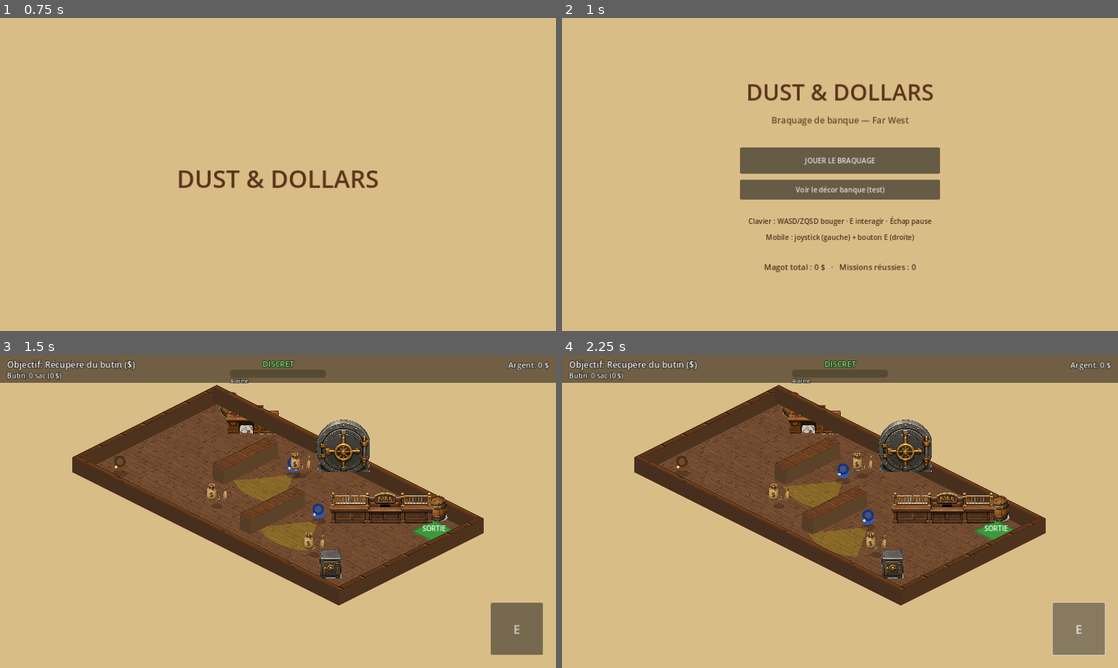
Above: before the commit, frames 1-4 (two rows, left to right).
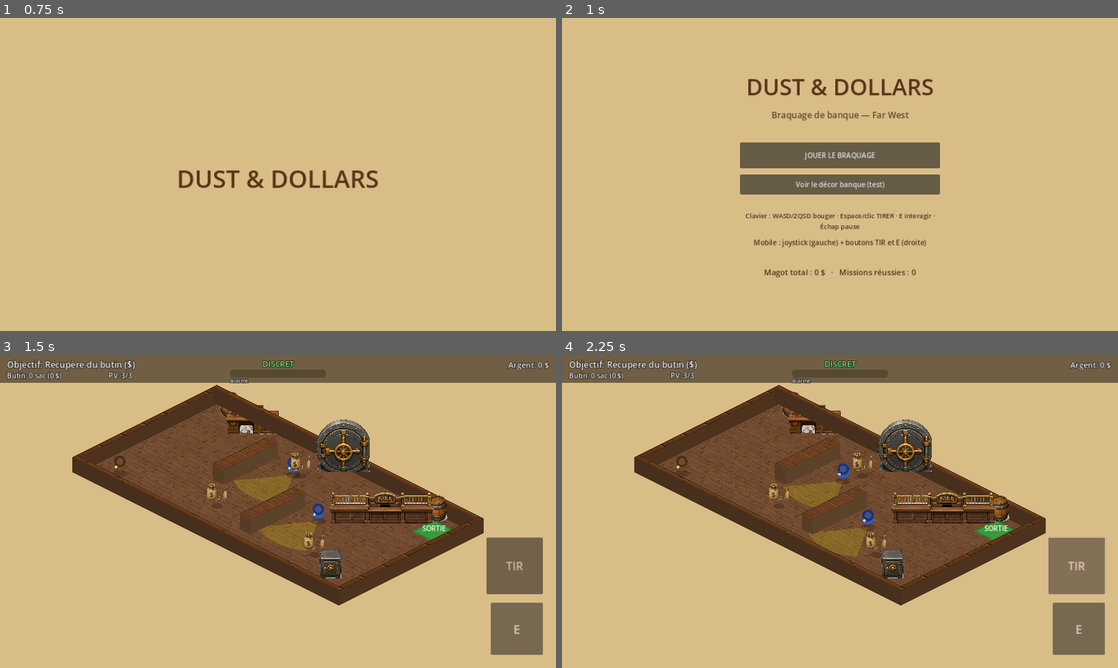
Above: after the commit, the same moments.

Repository: sebadiaz/Cowboys
Game: Godot game, scene res://scenes/Boot.tscn
Same seed, same stepped clock (60 frames per second), same inputs: the game is played once before the commit and once after it.
Inputs (mouse positions are in pixels of both pictures, inside the frame that each line leads up to):
- Up to frame 1 (0.75 s): tap Enter at 0.5 s; move the mouse to (400, 158) at 0.52 s; hold D (move_right) from 0.53 s (still down); hold E (interact) from 0.53 s (still down); click (400, 158) at 0.67 s
- Up to frame 2 (1 s): keep holding D (move_right); keep holding E (interact); tap Space (fire, bound only after the commit) at 0.8 s
- Up to frame 3 (1.5 s): release D (move_right) at 1.25 s; release E (interact) at 1.25 s; click "JOUER LE BRAQUAGE" at 1.25 s
- Up to frame 4 (2.25 s): click "E" (after the commit: "TIR") at 2 s

Frame 1 is identical in both runs. In frame 2, 6.4% of the frame differs, in the area x 32-68%, y 19-83%; in frame 3, 1.9%; in frame 4, 2.1%.

Commit message:
Gameplay: tir au pistolet (joueur + riposte des gardes) + PV
- Action 'fire' (Espace / J / clic) + bouton tactile TIR; InputManager.is_fire_pressed
- bullet_system.gd: balles cartesiennes, raycast murs, impacts gardes/joueur
- player: tir dans la direction regardee (cadence), 3 PV, take_damage, signal sante
- guard: riposte quand en alerte et voit le joueur
- mission_manager: cable le systeme de balles, mort des gardes, degats joueur,
  PV au HUD; fin de mission stoppe les balles
- iso_renderer: rendu des balles; hud: affichage PV; menu: rappel des controles
- CLAUDE.md mis a jour (combat au pistolet). Verifie: parse OK, runtime tirs sans
  erreur, export Web OK

Diff:
--- a/project.godot
+++ b/project.godot
@@ -63,6 +63,13 @@
 "events": [Object(InputEventKey,"resource_local_to_scene":false,"resource_name":"","device":-1,"window_id":0,"alt_press …(195 unchanged characters)…
 ]
 }
+fire={
+"deadzone": 0.5,
+"events": [Object(InputEventKey,"resource_local_to_scene":false,"resource_name":"","device":-1,"window_id":0,"alt_pressed":false,"shift_pressed":false,"ctrl_pressed":false,"meta_pressed":false,"pressed":false,"keycode":32,"physical_keycode":0,"key_label":0,"unicode":0,"location":0,"echo":false,"script":null)
+, Object(InputEventKey,"resource_local_to_scene":false,"resource_name":"","device":-1,"window_id":0,"alt_pressed":false,"shift_pressed":false,"ctrl_pressed":false,"meta_pressed":false,"pressed":false,"keycode":74,"physical_keycode":0,"key_label":0,"unicode":0,"location":0,"echo":false,"script":null)
+, Object(InputEventMouseButton,"resource_local_to_scene":false,"resource_name":"","device":-1,"window_id":0,"alt_pressed":false,"shift_pressed":false,"ctrl_pressed":false,"meta_pressed":false,"button_mask":0,"position":Vector2(0, 0),"global_position":Vector2(0, 0),"factor":1.0,"button_index":1,"canceled":false,"pressed":false,"double_click":false,"script":null)
+]
+}
 
 [input_devices]
 
--- /dev/null
+++ b/scripts/bullet_system.gd
@@ -0,0 +1,71 @@
+extends Node2D
+## bullet_system.gd
+## Gère les balles en coordonnées cartésiennes (la physique du jeu). Le rendu
+## isométrique est fait par iso_renderer (qui lit la liste `bullets`).
+## Balles "friendly" (joueur) -> abattent les gardes. Balles ennemies -> blessent
+## le joueur. Les murs (couche 1) bloquent les balles (raycast).
+
+signal guard_killed(guard: Node)
+signal player_hit()
+
+const SPEED := 620.0
+const HIT_RADIUS := 20.0
+const MAX_RANGE := 900.0
+const WALL_MASK := 1
+
+# Chaque balle : { "pos": Vector2, "dir": Vector2, "friendly": bool, "dist": float }
+var bullets: Array[Dictionary] = []
+
+var guards: Array = []
+var player: Node2D = null
+var active := true
+
+
+## Crée une balle à `pos` dans la direction `dir`.
+func spawn(pos: Vector2, dir: Vector2, friendly: bool) -> void:
+	if dir.length() < 0.01:
+		return
+	bullets.append({"pos": pos, "dir": dir.normalized(), "friendly": friendly, "dist": 0.0})
+
+
+func _physics_process(delta: float) -> void:
+	if not active or bullets.is_empty():
+		return
+	var space := get_world_2d().direct_space_state
+	var step := SPEED * delta
+	var survivors: Array[Dictionary] = []
+	for b in bullets:
+		var from: Vector2 = b["pos"]
+		var to: Vector2 = from + b["dir"] * step
+		# Mur sur la trajectoire ?
+		var query := PhysicsRayQueryParameters2D.create(from, to, WALL_MASK)
+		query.collide_with_areas = false
+		query.collide_with_bodies = true
+		if not space.intersect_ray(query).is_empty():
+			continue  # balle absorbée par le mur
+		b["pos"] = to
+		b["dist"] += step
+		if b["dist"] > MAX_RANGE:
+			continue
+		# Impacts.
+		if b["friendly"]:
+			var hit := false
+			for g in guards:
+				if is_instance_valid(g) and g.active and to.distance_to(g.global_position) < HIT_RADIUS:
+					guard_killed.emit(g)
+					hit = true
+					break
+			if hit:
+				continue
+		else:
+			if is_instance_valid(player) and not player.is_caught \
+					and to.distance_to(player.global_position) < HIT_RADIUS:
+				player_hit.emit()
+				continue
+		survivors.append(b)
+	bullets = survivors
+
+
+func stop() -> void:
+	active = false
+	bullets.clear()
--- a/scripts/guard_ai.gd
+++ b/scripts/guard_ai.gd
@@ -25,7 +25,11 @@
 var patrol_points: PackedVector2Array = PackedVector2Array()
 var player: Node2D = null
 var alarm: Node = null
+var bullet_system: Node = null
 var active: bool = true
+
+const GUARD_FIRE_RATE := 1.1   # secondes entre deux tirs de garde
+var _fire_cd: float = 0.0
 
 var _state: int = State.PATROL
 var _detect: float = 0.0
@@ -75,6 +79,13 @@
 			_do_suspect(delta)
 		State.ALERT:
 			_do_alert(delta)
+
+	# Riposte : en alerte, le garde tire sur le joueur s'il le voit.
+	_fire_cd = max(0.0, _fire_cd - delta)
+	if _state == State.ALERT and sees_player and bullet_system != null and _fire_cd <= 0.0:
+		var aim := player.global_position - global_position
+		bullet_system.spawn(global_position + aim.normalized() * 18.0, aim, false)
+		_fire_cd = GUARD_FIRE_RATE
 
 	move_and_slide()
 	_aim_cone(delta)
--- a/scripts/hud_controller.gd
+++ b/scripts/hud_controller.gd
@@ -11,6 +11,7 @@
 var _state_label: Label
 var _alarm_bar: ProgressBar
 var _toast_label: Label
+var _health_label: Label
 var _pause_root: Control
 
 var _money: int = 0
@@ -45,6 +46,10 @@
 	_loot_label = _make_label("Butin: 0 sac (0 $)", 16)
 	_loot_label.position = Vector2(16, 36)
 	add_child(_loot_label)
+
+	_health_label = _make_label("PV: 3/3", 16)
+	_health_label.position = Vector2(250, 36)
+	add_child(_health_label)
 
 	_money_label = _make_label("Argent: 0 $", 18)
 	_money_label.set_anchors_preset(Control.PRESET_TOP_RIGHT)
@@ -184,6 +189,14 @@
 		_state_label.add_theme_color_override("font_color", Color(0.5, 1.0, 0.5))
 
 
+func set_health(current_hp: int, max_hp: int) -> void:
+	if not _health_label:
+		return
+	_health_label.text = "PV: %d/%d" % [current_hp, max_hp]
+	_health_label.add_theme_color_override("font_color",
+		Color(1.0, 0.4, 0.4) if current_hp <= 1 else Color(1, 1, 1))
+
+
 func show_toast(text: String) -> void:
 	if not _toast_label:
 		return
--- a/scripts/input_manager.gd
+++ b/scripts/input_manager.gd
@@ -10,6 +10,8 @@
 var _touch_interact_pressed := false
 ## Bouton interaction tactile maintenu (pour remplir la barre du coffre).
 var _touch_interact_held := false
+## Bouton de tir tactile maintenu.
+var _touch_fire_held := false
 
 
 ## Direction de déplacement normalisée-bornée (clavier + tactile fusionnés).
@@ -52,3 +54,12 @@
 	_touch_interact_held = held
 	if held:
 		_touch_interact_pressed = true
+
+
+## Tir maintenu (Espace / clic / bouton tactile TIR).
+func is_fire_pressed() -> bool:
+	return Input.is_action_pressed("fire") or _touch_fire_held
+
+
+func set_touch_fire_held(held: bool) -> void:
+	_touch_fire_held = held
--- a/scripts/iso_renderer.gd
+++ b/scripts/iso_renderer.gd
@@ -13,6 +13,7 @@
 var loot: Array = []
 var safe: Node = null
 var exit_zone: Node = null
+var bullets: Node = null
 
 # Planches d'assets.
 const SHEET_BUILD := preload("res://assets/source_sheets/bank_props_sheet.png")     # sol, murs, comptoir
@@ -120,6 +121,18 @@
 			"loot": _draw_loot(it["node"])
 			"guard": _draw_guard(it["node"])
 			"player": _draw_player()
+
+	_draw_bullets()
+
+
+func _draw_bullets() -> void:
+	if bullets == null:
+		return
+	for b in bullets.bullets:
+		var p: Vector2 = Iso.project(b["pos"]) + Vector2(0, -16.0)
+		var col := Color(1.0, 0.9, 0.3) if b["friendly"] else Color(1.0, 0.4, 0.2)
+		draw_circle(p, 4.5, Color(0, 0, 0, 0.3))
+		draw_circle(p, 3.5, col)
 
 
 # --- Sol texturé (dalles iso) ---
--- a/scripts/main_menu.gd
+++ b/scripts/main_menu.gd
@@ -42,10 +42,10 @@
 	box.add_child(_spacer(10))
 
 	box.add_child(_label(
-		"Clavier : WASD/ZQSD bouger · E interagir · Échap pause", 16,
+		"Clavier : WASD/ZQSD bouger · Espace/clic TIRER · E interagir · Échap pause", 15,
 		Color(0.3, 0.2, 0.12)))
 	box.add_child(_label(
-		"Mobile : joystick (gauche) + bouton E (droite)", 16,
+		"Mobile : joystick (gauche) + boutons TIR et E (droite)", 16,
 		Color(0.3, 0.2, 0.12)))
 
 	box.add_child(_spacer(16))
--- a/scripts/mission_manager.gd
+++ b/scripts/mission_manager.gd
@@ -42,6 +42,7 @@
 var _floor_rect: Rect2
 var _loot_nodes: Array = []
 var _renderer: Node2D
+var _bullets: Node
 
 var _mission_over := false
 var _safe_open := false
@@ -60,9 +61,24 @@
 	_spawn_safe()
 	_spawn_exit()
 	_spawn_guards()
+	_build_bullets()
 	_build_iso_renderer()
 	_connect_hud()
 	_update_objective()
+
+
+func _build_bullets() -> void:
+	_bullets = preload("res://scripts/bullet_system.gd").new()
+	_bullets.name = "BulletSystem"
+	_bullets.player = player
+	_bullets.guards = _guards
+	add_child(_bullets)
+	_bullets.guard_killed.connect(_on_guard_killed)
+	_bullets.player_hit.connect(_on_player_hit)
+	player.bullet_system = _bullets
+	player.health_changed.connect(_on_player_health)
+	for g in _guards:
+		g.bullet_system = _bullets
 
 
 func _build_iso_renderer() -> void:
@@ -75,6 +91,7 @@
 	_renderer.loot = _loot_nodes
 	_renderer.safe = _safe
 	_renderer.exit_zone = _exit
+	_renderer.bullets = _bullets
 	add_child(_renderer)
 	_renderer.setup()
 
@@ -216,6 +233,8 @@
 		hud.set_alarm(0.0)
 	if hud.has_method("set_state"):
 		hud.set_state(false)
+	if hud.has_method("set_health"):
+		hud.set_health(player.hp, player.MAX_HP)
 
 
 # --- Boucle ---
@@ -280,6 +299,29 @@
 			_exit.rearm()
 
 
+func _on_guard_killed(g: Node) -> void:
+	if not is_instance_valid(g):
+		return
+	if g.has_method("stop"):
+		g.stop()
+	_guards.erase(g)
+	g.queue_free()
+	if hud.has_method("show_toast"):
+		hud.show_toast("Garde abattu !")
+
+
+func _on_player_hit() -> void:
+	if player != null:
+		player.take_damage(1)
+
+
+func _on_player_health(current_hp: int) -> void:
+	if hud.has_method("set_health"):
+		hud.set_health(current_hp, player.MAX_HP)
+	if current_hp > 0 and hud.has_method("show_toast"):
+		hud.show_toast("Touché ! PV: %d" % current_hp)
+
+
 func _on_player_caught() -> void:
 	if _mission_over:
 		return
@@ -303,6 +345,8 @@
 
 func _end_mission(success: bool) -> void:
 	_mission_over = true
+	if _bullets != null and _bullets.has_method("stop"):
+		_bullets.stop()
 	for g in _guards:
 		if is_instance_valid(g) and g.has_method("stop"):
 			g.stop()
--- a/scripts/mobile_controls.gd
+++ b/scripts/mobile_controls.gd
@@ -15,6 +15,7 @@
 var _knob := Vector2.ZERO
 
 var _interact_btn: Button
+var _fire_btn: Button
 
 
 func _ready() -> void:
@@ -29,6 +30,17 @@
 	_interact_btn.button_down.connect(func() -> void: InputManager.set_touch_interact_held(true))
 	_interact_btn.button_up.connect(func() -> void: InputManager.set_touch_interact_held(false))
 	add_child(_interact_btn)
+
+	_fire_btn = Button.new()
+	_fire_btn.text = "TIR"
+	_fire_btn.add_theme_font_size_override("font_size", 26)
+	_fire_btn.custom_minimum_size = Vector2(130, 130)
+	_fire_btn.set_anchors_preset(Control.PRESET_BOTTOM_RIGHT)
+	_fire_btn.position = Vector2(-160, -300)
+	_fire_btn.modulate = Color(1, 0.85, 0.8, 0.9)
+	_fire_btn.button_down.connect(func() -> void: InputManager.set_touch_fire_held(true))
+	_fire_btn.button_up.connect(func() -> void: InputManager.set_touch_fire_held(false))
+	add_child(_fire_btn)
 
 
 func _in_joystick_zone(pos: Vector2) -> bool:
--- a/scripts/player_controller.gd
+++ b/scripts/player_controller.gd
@@ -5,17 +5,24 @@
 
 signal loot_changed(loot_bags: int, loot_value: int)
 signal caught()
+signal health_changed(hp: int)
 
 const SPEED := 220.0
 const BODY_RADIUS := 14.0
+const MAX_HP := 3
+const FIRE_RATE := 0.32   # secondes entre deux tirs
+const MUZZLE := 16.0      # distance du canon
 
 var loot_bags: int = 0
 var loot_value: int = 0
 var is_caught: bool = false
 var facing := Vector2.DOWN
+var hp: int = MAX_HP
+var bullet_system: Node = null
+var _fire_cd: float = 0.0
 
 
-func _physics_process(_delta: float) -> void:
+func _physics_process(delta: float) -> void:
 	if is_caught:
 		velocity = Vector2.ZERO
 		return
@@ -28,6 +35,24 @@
 	if dir.length() > 0.05:
 		facing = dir.normalized()
 	move_and_slide()
+	_handle_fire(delta)
+
+
+func _handle_fire(delta: float) -> void:
+	_fire_cd = max(0.0, _fire_cd - delta)
+	if _fire_cd <= 0.0 and bullet_system != null and InputManager.is_fire_pressed():
+		bullet_system.spawn(global_position + facing * MUZZLE, facing, true)
+		_fire_cd = FIRE_RATE
+
+
+## Encaisse un tir de garde. À 0 PV, le joueur tombe (échec).
+func take_damage(amount: int = 1) -> void:
+	if is_caught:
+		return
+	hp = max(0, hp - amount)
+	health_changed.emit(hp)
+	if hp <= 0:
+		get_caught()
 
 
 ## Ajoute un sac de butin (appelé par LootBag via mission_manager).
Not shown, changed: CLAUDE.md
